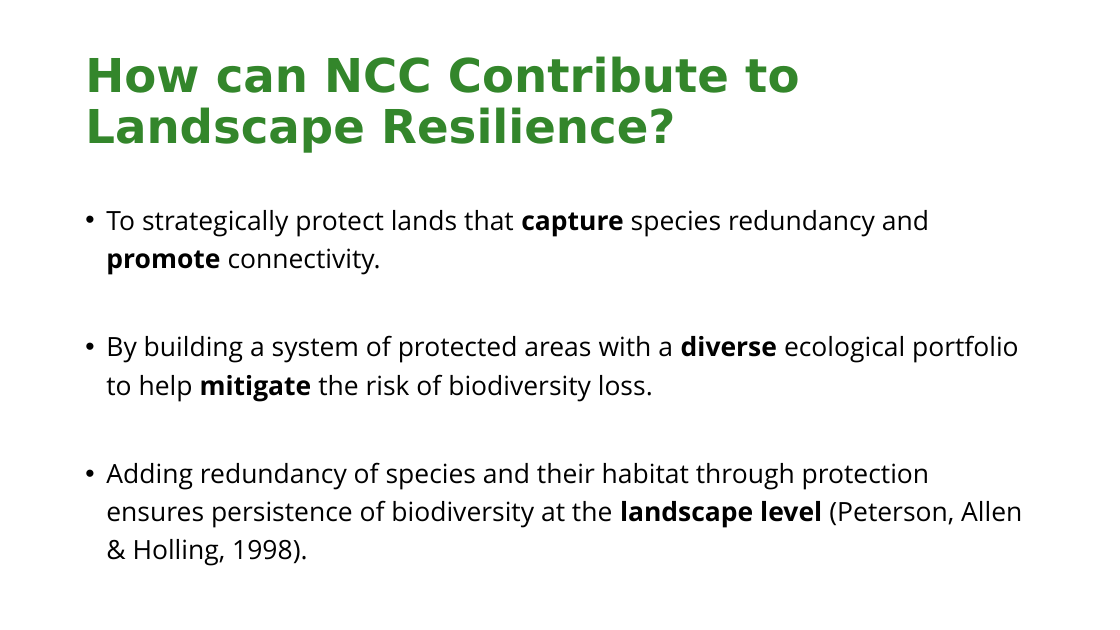
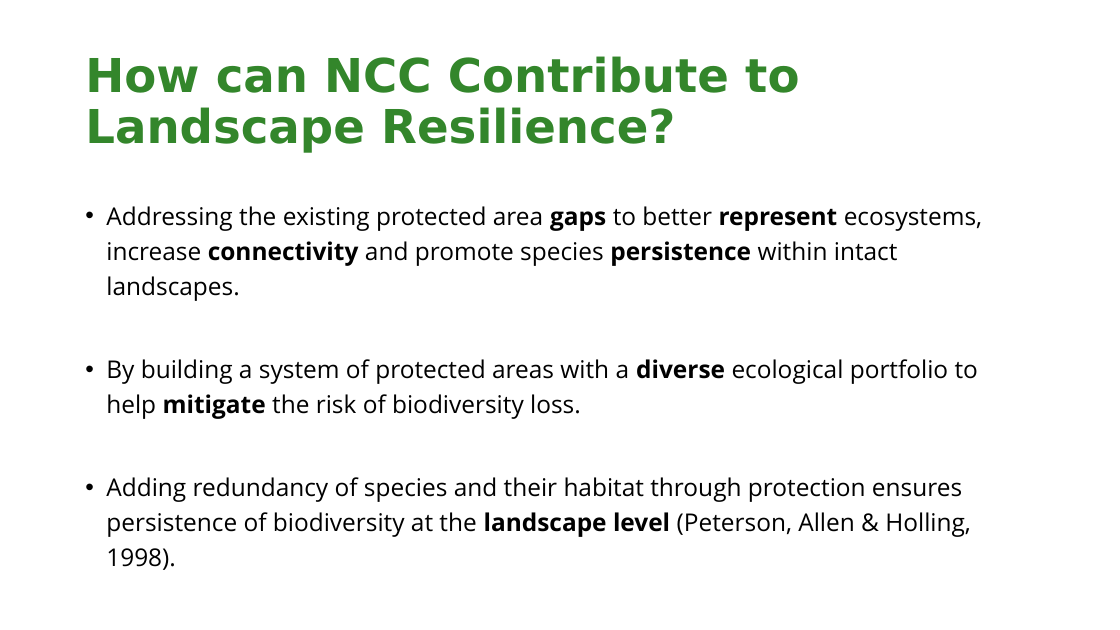
Before and after one commit to NCC-CNC/RI-proto, a slide deck: slide 3 of www/LANDSCAPE_RESILIENCE.pptx. Drawn at 1120x630 pixels with LibreOffice and Linux fonts; fonts in the diff are those of the drawing; background and template pictures are left out. Boxes give left, top, right and bottom in pixels: in the first picture for what was removed or moved away, otherwise in the second. Text is boxed around its words. In the diff, an @@ line names an element or a change of style, - is before the commit and + after.

```diff
--- a/www/LANDSCAPE_RESILIENCE.pptx
+++ b/www/LANDSCAPE_RESILIENCE.pptx
@@ text at (x1=106, y1=206, x2=982, y2=301): text changed; size 17 to 15.7 pt @@
-• To strategically protect lands that capture species redundancy and promote connectivity.
+• Addressing the existing protected area gaps to better represent ecosystems, increase connectivity and promote species persistence within intact landscapes.
@@ text at (x1=106, y1=359, x2=978, y2=570): size 17 to 15.7 pt in "By building a system of protected areas ...", "Adding redundancy of species and their habitat ..." @@
```
Also in this commit, not shown: 1 other file.
